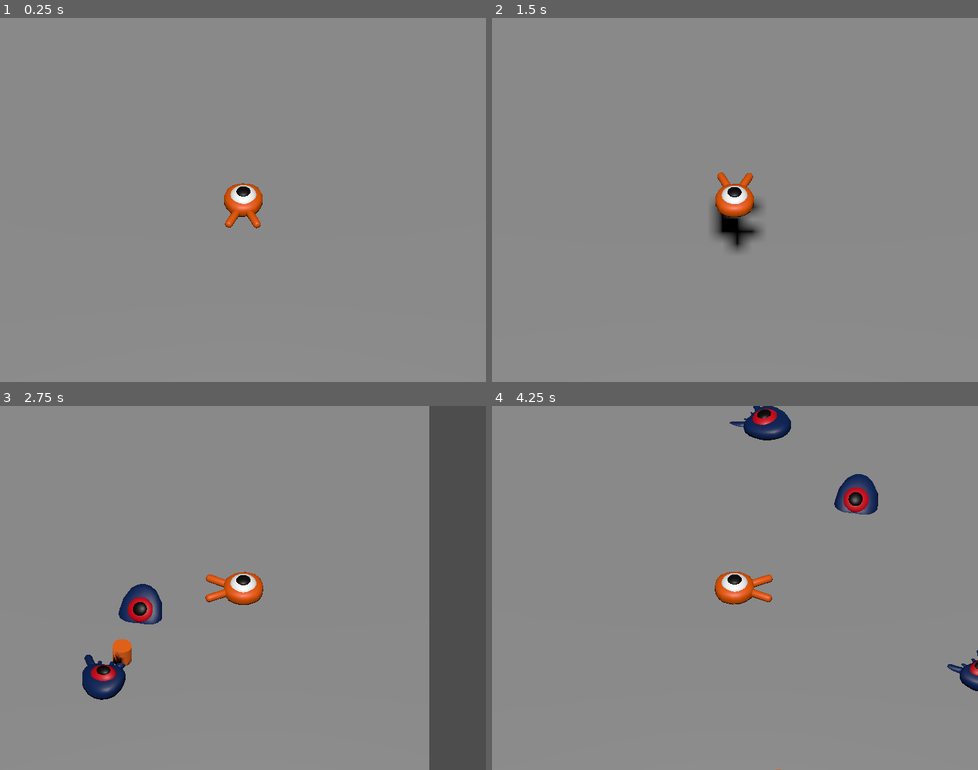
Above: before the commit, frames 1-4 (two rows, left to right).
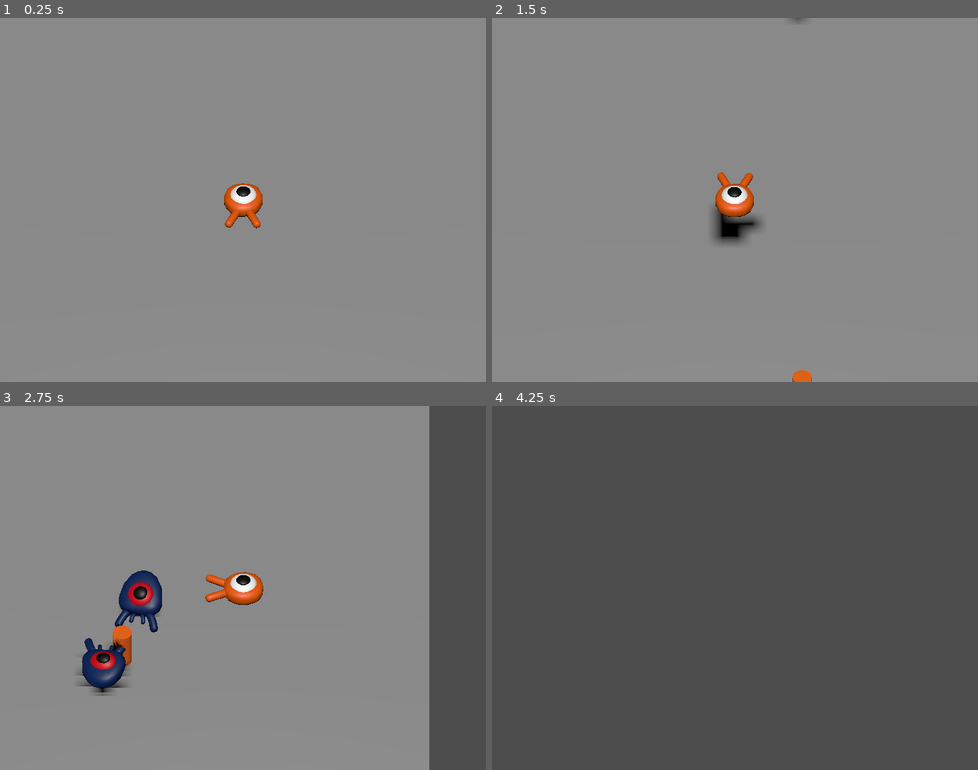
Above: after the commit, the same moments.

Repository: egmp7/tutorials
Game: Godot game, scene res://Main.tscn
Same seed, same stepped clock (60 frames per second), same inputs: the game is played once before the commit and once after it.
Inputs:
- Up to frame 1 (0.25 s): no input
- Up to frame 2 (1.5 s): tap Enter at 0.5 s; hold Right (move_right) 0.53-1.28 s; tap Space (jump) at 0.6, 0.77, 1.07, 1.35 s; hold Down (move_back) from 1.28 s (still down)
- Up to frame 3 (2.75 s): tap Space (jump) at 1.52, 1.82, 2.1 s; release Down (move_back) at 2.03 s; hold Right (move_right) from 2.03 s (still down)
- Up to frame 4 (4.25 s): release Right (move_right) at 2.78 s; hold Up (move_forward) 2.78-3.53 s; tap Space (jump) at 2.85, 3.02, 3.32, 3.6, 3.77, 4.07 s; hold Left (move_left) from 3.53 s (still down)

The runs differ from the first frame. In frame 1, less than 0.1% of the frame differs, in the area x 46-53%, y 54-58%; in frame 2, 0.6%; in frame 3, 2.3%; in frame 4, 100%, in the area x 0-100%, y 0-100%.

Commit message:
killing the player

Diff:
--- a/Godot/TutGame3D/Main.gd
+++ b/Godot/TutGame3D/Main.gd
@@ -20,3 +20,8 @@
 
 	# Spawn the mob by adding it to the Main scene.
 	add_child(mob)
+
+
+
+func _on_player_hit():
+	$MobTimer.stop()
--- a/Godot/TutGame3D/Main.tscn
+++ b/Godot/TutGame3D/Main.tscn
@@ -28,7 +28,7 @@
 mob_scene = ExtResource("2_3qjpy")
 
 [node name="Ground" type="StaticBody3D" parent="."]
-transform = Transform3D(1, 0, 0, 0, 1, 0, 0, 0, 1, 0, -1, 0)
+transform = Transform3D(1, 0, 0, 0, 1, 0, 0, 0, 1, 0, -2, 0)
 collision_layer = 4
 collision_mask = 0
 
@@ -64,7 +64,7 @@
 curve = SubResource("Curve3D_w4ubd")
 
 [node name="SpawnLocation" type="PathFollow3D" parent="SpawnPath"]
-transform = Transform3D(0.00223704, 1.77596e-06, 0.999997, 5.68434e-14, 1, -1.77597e-06, -0.999997, 3.97296e-09, 0.00223704, -13.868, 0.0109177, -13.7118)
+transform = Transform3D(0.00223823, 1.77626e-06, 0.999997, 0, 1, -1.77626e-06, -0.999997, 3.97568e-09, 0.00223823, -13.868, 0.0109177, -13.7118)
 
 [node name="Player" parent="." instance=ExtResource("1_m4gg5")]
 collision_mask = 6
@@ -81,4 +81,5 @@
 wait_time = 0.5
 autostart = true
 
+[connection signal="hit" from="Player" to="." method="_on_player_hit"]
 [connection signal="timeout" from="MobTimer" to="." method="_on_mob_timer_timeout"]
--- a/Godot/TutGame3D/Mob.gd
+++ b/Godot/TutGame3D/Mob.gd
@@ -4,6 +4,8 @@
 @export var min_speed = 10
 # Maximum speed of the mob in meters per second.
 @export var max_speed = 18
+# Emitted when the player jumped on the mob.
+signal squashed
 
 func _physics_process(_delta):
 	move_and_slide()
@@ -25,5 +27,9 @@
 	# in order to move in the direction the mob is looking.
 	velocity = velocity.rotated(Vector3.UP, rotation.y)
 
+func squash():
+	squashed.emit()
+	queue_free()
+
 func _on_visible_on_screen_enabler_3d_screen_exited():
 	queue_free()
--- a/Godot/TutGame3D/Mob.tscn
+++ b/Godot/TutGame3D/Mob.tscn
@@ -6,7 +6,7 @@
 [sub_resource type="BoxShape3D" id="BoxShape3D_v82gl"]
 size = Vector3(1.96119, 1, 2.17434)
 
-[node name="Mob" type="CharacterBody3D"]
+[node name="Mob" type="CharacterBody3D" groups=["mob"]]
 collision_layer = 2
 collision_mask = 0
 script = ExtResource("1_48clk")
--- a/Godot/TutGame3D/Player.gd
+++ b/Godot/TutGame3D/Player.gd
@@ -1,4 +1,7 @@
 extends CharacterBody3D
+
+# Emitted when the player was hit by a mob.
+signal hit
 
 # How fast the player moves in meters per second.
 @export var speed = 14
@@ -6,6 +9,9 @@
 @export var fall_acceleration = 75
 # Vertical impulse applied to the character upon jumping in meters per second.
 @export var jump_impulse = 20
+# Vertical impulse applied to the character upon bouncing over a mob in
+# meters per second.
+@export var bounce_impulse = 16
 
 var target_velocity = Vector3.ZERO
 
@@ -31,6 +37,7 @@
 	target_velocity.x = direction.x * speed
 	target_velocity.z = direction.z * speed
 
+	# Vertical Velocity
 	if not is_on_floor(): # If in the air, fall towards the floor. Literally gravity
 		target_velocity.y = target_velocity.y - (fall_acceleration * delta)
 
@@ -38,6 +45,31 @@
 	if is_on_floor() and Input.is_action_just_pressed("jump"):
 		target_velocity.y = jump_impulse
 
+	# Iterate through all collisions that occurred this frame
+	# in C this would be for(int i = 0; i < collisions.Count; i++)
+	for index in range(get_slide_collision_count()):
+		# We get one of the collisions with the player
+		var collision = get_slide_collision(index)
+		# If the collision is with ground
+		if (collision.get_collider() == null):
+			continue
+		# If the collider is with a mob
+		if collision.get_collider().is_in_group("mob"):
+			var mob = collision.get_collider()
+			# we check that we are hitting it from above.
+			if Vector3.UP.dot(collision.get_normal()) > 0.1:
+				# If so, we squash it and bounce.
+				mob.squash()
+				target_velocity.y = bounce_impulse
+
 	# Moving the Character
 	velocity = target_velocity
 	move_and_slide()
+
+# And this function at the bottom.
+func die():
+	hit.emit()
+	queue_free()
+
+func _on_mob_detector_body_entered(body):
+	die()
--- a/Godot/TutGame3D/Player.tscn
+++ b/Godot/TutGame3D/Player.tscn
@@ -1,10 +1,14 @@
-[gd_scene load_steps=4 format=3 uid="uid://ck8jrgcythk71"]
+[gd_scene load_steps=5 format=3 uid="uid://ck8jrgcythk71"]
 
 [ext_resource type="Script" path="res://Player.gd" id="1_7tfxw"]
 [ext_resource type="PackedScene" uid="uid://by6dvslngg46e" path="res://art/player.glb" id="1_njq6c"]
 
 [sub_resource type="SphereShape3D" id="SphereShape3D_0kgfa"]
 radius = 0.77805
+
+[sub_resource type="CylinderShape3D" id="CylinderShape3D_vjkc2"]
+height = 0.552943
+radius = 0.998931
 
 [node name="Player" type="CharacterBody3D"]
 script = ExtResource("1_7tfxw")
@@ -15,3 +19,15 @@
 
 [node name="CollisionShape3D" type="CollisionShape3D" parent="."]
 shape = SubResource("SphereShape3D_0kgfa")
+
+[node name="MobDetector" type="Area3D" parent="."]
+visible = false
+collision_layer = 0
+collision_mask = 2
+monitorable = false
+
+[node name="CollisionShape3D" type="CollisionShape3D" parent="MobDetector"]
+transform = Transform3D(1, 0, 0, 0, 1, 0, 0, 0, 1, 0.0347455, 0.869032, -0.0260591)
+shape = SubResource("CylinderShape3D_vjkc2")
+
+[connection signal="body_entered" from="MobDetector" to="." method="_on_mob_detector_body_entered"]
